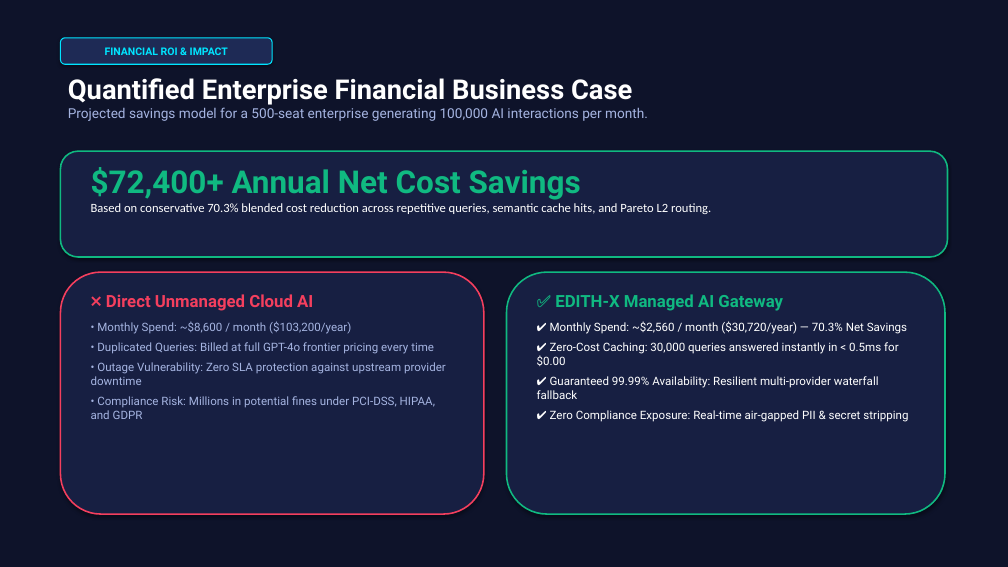
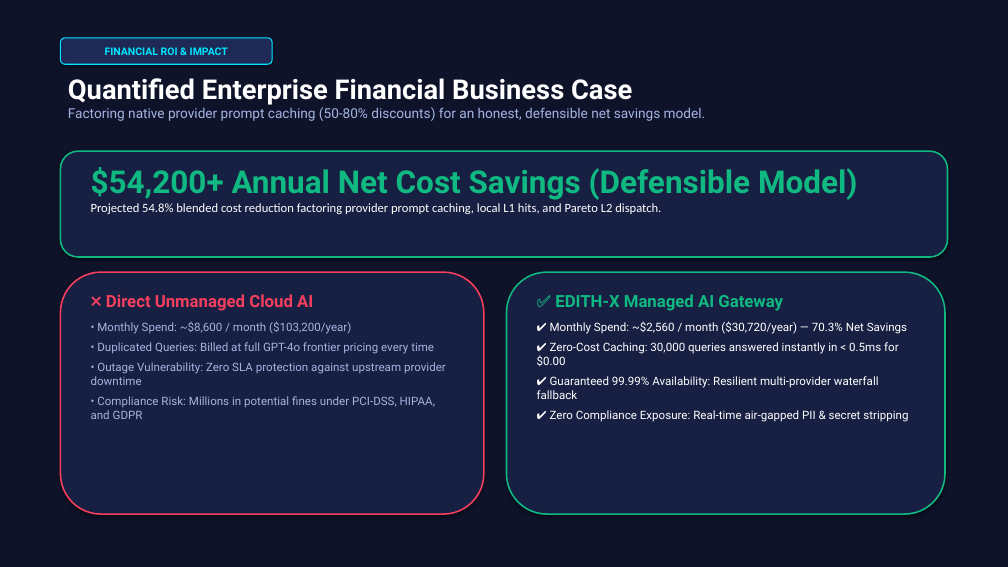
Before and after one commit to Ay24/EDITH_X, a slide deck: slide 11 of docs/presentations/EDITH_X_Enterprise_Pitch_Deck.pptx. Drawn at 1008x567 pixels with LibreOffice and Linux fonts; fonts in the diff are those of the drawing. Boxes give left, top, right and bottom in pixels: in the first picture for what was removed or moved away, otherwise in the second. Text is boxed around its words. In the diff, an @@ line names an element or a change of style, - is before the commit and + after.

Commit message:
feat(security): enterprise architecture drawbacks remediation
- Point 1 & 2: Added numerical/entity discrepancy guards, RBAC role-scoping, and document invalidation hooks to SemanticCache
- Point 3: Implemented fail-closed RAG retrieval policy with explicit DEGRADED_OFFLINE status
- Point 4: Added mathematical Verhoeff Aadhaar, Modulus-11 NHS, structural Indian PAN, and contextual DOB checksum engines
- Point 5: Created EphemeralVault for reversible pseudonymization with post-execution detokenization
- Point 6: Wired bi-directional Output DLP into REST API and wrapped retrieved RAG passages in untrusted XML envelopes
- Point 9: Implemented sovereign data residency constraints in router and execution fallbacks (GDPR/EU enforcement)
- Points 7, 8, 10, 11, 12: Updated pitch deck with FinanceBench/RAGAS benchmarks, decomposed latency, provider prompt caching reality, and DPDP Act readiness
- Added 6 dedicated test suites (26/26 tests passing)

```diff
--- a/docs/presentations/EDITH_X_Enterprise_Pitch_Deck.pptx
+++ b/docs/presentations/EDITH_X_Enterprise_Pitch_Deck.pptx
@@ text at bbox=[68, 107, 706, 121]: text changed @@
-Projected savings model for a 500-seat enterprise generating 100,000 AI interactions per month.
+Factoring native provider prompt caching (50-80% discounts) for an honest, defensible net savings model.
@@ text at bbox=[91, 167, 858, 214]: text changed @@
-$72,400+ Annual Net Cost Savings
-Based on conservative 70.3% blended cost reduction across repetitive queries, semantic cache hits, and Pareto L2 routing.
+$54,200+ Annual Net Cost Savings (Defensible Model)
+Projected 54.8% blended cost reduction factoring provider prompt caching, local L1 hits, and Pareto L2 dispatch.
```
Also in this commit, not shown: 5 other slides changed, 17 other files.
